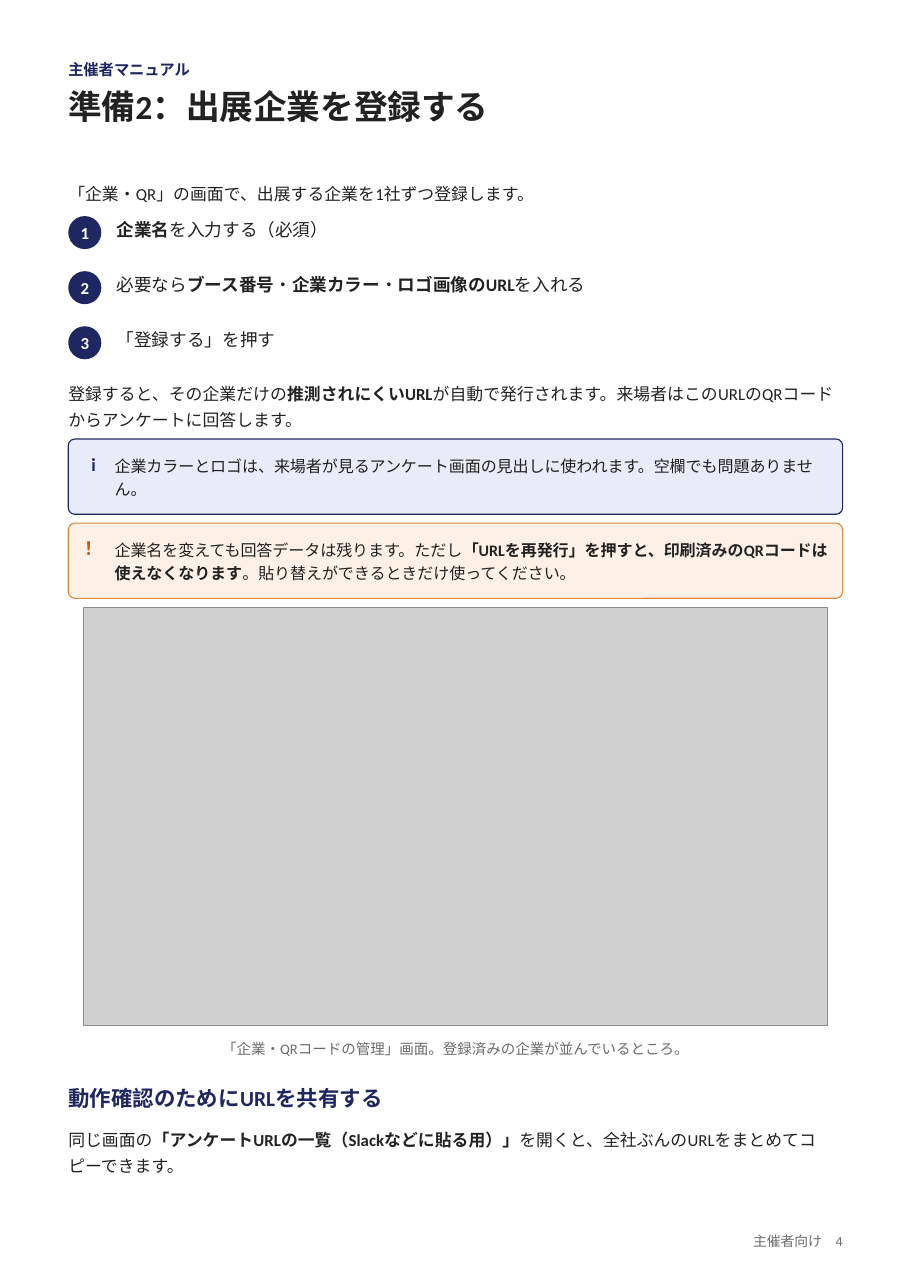
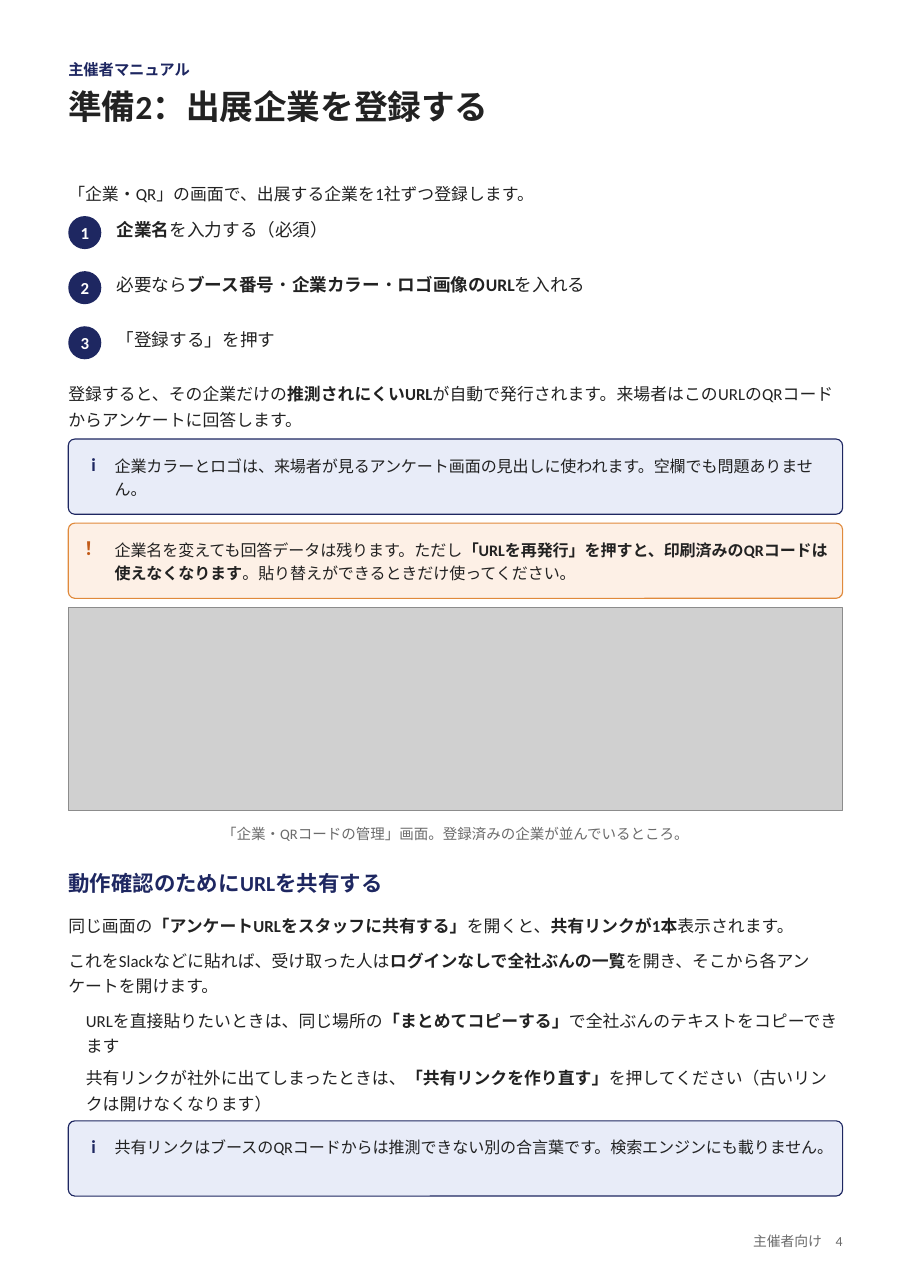
Before and after one commit to nisplus/enque, a slide deck: slide 4 of docs/manual-organizer.pptx. Drawn at 911x1288 pixels with LibreOffice and Linux fonts; fonts in the diff are those of the drawing; grey boxes stand for pictures. Boxes give left, top, right and bottom in pixels: in the first picture for what was removed or moved away, otherwise in the second. Text is boxed around its words. In the diff, an @@ line names an element or a change of style, - is before the commit and + after.

```diff
--- a/docs/manual-organizer.pptx
+++ b/docs/manual-organizer.pptx
@@ picture: place and size @@
-picture at <box>84,607,827,1026</box>
+picture at <box>68,607,843,811</box>
@@ text "「企業・QRコードの管理」画面。登録済みの企業が並んでいるところ。": place and size @@
-text "「企業・QRコードの管理」画面。登録済みの企業が並んでいるところ。" at <box>222,1041,689,1056</box>
+text "「企業・QRコードの管理」画面。登録済みの企業が並んでいるところ。" at <box>222,826,689,841</box>
@@ text "動作確認のためにURLを共有する": place and size @@
-text "動作確認のためにURLを共有する" at <box>68,1088,382,1108</box>
+text "動作確認のためにURLを共有する" at <box>68,873,382,893</box>
@@ text at <box>68,917,793,934</box>: text changed; bold on @@
-同じ画面の「アンケートURLの一覧（Slackなどに貼る用）」を開くと、全社ぶんのURLをまとめてコピーできます。
+同じ画面の「アンケートURLをスタッフに共有する」を開くと、共有リンクが1本表示されます。
@@ text added at <box>68,952,809,994</box>, 11 pt, text #222222 @@
+これをSlackなどに貼れば、受け取った人はログインなしで全社ぶんの一覧を開き、そこから各アンケートを開けます。
@@ text added at <box>86,1013,837,1053</box>, 11 pt, text #222222 @@
+● URLを直接貼りたいときは、同じ場所の「まとめてコピーする」で全社ぶんのテキストをコピーできます
@@ text added at <box>86,1069,827,1112</box>, 11 pt, text #222222 @@
+● 共有リンクが社外に出てしまったときは、「共有リンクを作り直す」を押してください（古いリンクは開けなくなります）
@@ rounded rectangle added at <box>68,1120,843,1195</box>, fill #E8ECF8, outline #1E2761 0.75 pt @@
@@ text added at <box>115,1139,834,1155</box>, 10.5 pt, text #222222 @@
+共有リンクはブースのQRコードからは推測できない別の合言葉です。検索エンジンにも載りません。
@@ text added at <box>91,1140,95,1153</box>, 12 pt, text #1E2761, bold @@
+i
```
Also in this commit, not shown: 25 other slides changed, 1 slide added, 21 other files.
